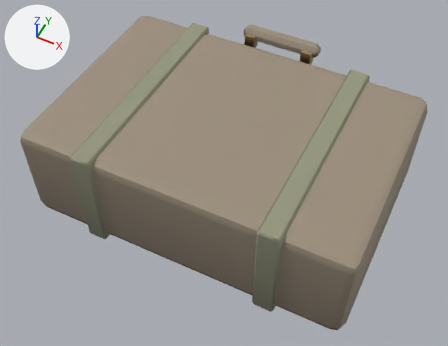
Renders of the glTF model assets/models/props/suitcase_shut.glb from each side of a commit.
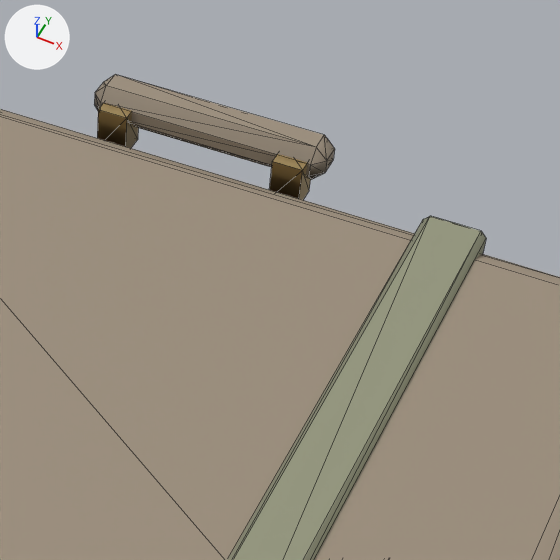
Each version appears first whole from a camera (50 mm lens) standing at (0.354, -0.727, 0.951) and looking at (0.002, -0.024, 0.072), and next in a close-up on the part from 48% to 88% of the width and 0% to 52% of the height. Arrows for +X, +Y and +Z are at upper left; the lights stay in place. The older version's two pictures come first. The close-ups show mesh edges as thin lines. Vertices at exactly the same position are counted once.

In view in the first close-up: 'static'.
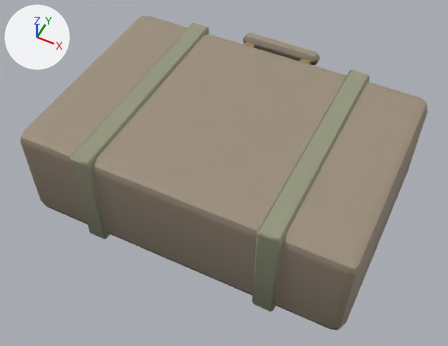
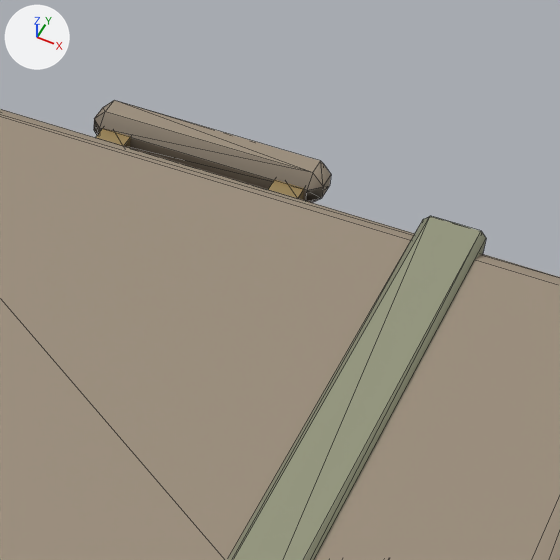
What differs and where, as boxes (x1, y1, x2, y2) in the close-ups (560 x 560 px; the box of a moved part takes in the faces that stretch with it):
'static', reshaped
    before: (0, 74, 560, 560)
    after: (0, 100, 560, 560)
part 1 of me_static, moved or reshaped
    before: (94, 74, 335, 179)
    after: (94, 100, 331, 203)
part 2 of me_static, moved or reshaped
    before: (97, 103, 138, 148)
    after: (96, 128, 131, 148)
part 3 of me_static, moved or reshaped
    before: (269, 154, 311, 200)
    after: (268, 180, 304, 200)
part 4 of me_static, recoloured
    before: (98, 75, 335, 199)
    after: (96, 101, 331, 198)
part 5 of me_static, recoloured
    before: (95, 86, 309, 200)
    after: (94, 112, 131, 148)
part 6 of me_static, recoloured
    before: (94, 94, 138, 148)
    after: (94, 119, 100, 135)
part 7 of me_static, recoloured
    before: (95, 82, 335, 189)
    after: (95, 108, 331, 200)
part 8 of me_static, recoloured
    before: (309, 161, 327, 176)
    after: (305, 187, 323, 201)

Edits to the bpy script that builds the scene:
```text
Change me_static:
    used by ob_static; location = (0.0, 0.0, 0.0)
    remove me_static.from_pydata(...)  # 152 vertices, 276 faces; spans x -0.31..0.31, y -0.215..0.25, z -0.005..0.218
    add me_static.from_pydata(...)  # 152 vertices, 276 faces; spans x -0.31..0.31, y -0.215..0.25, z -0.005..0.205
    me_static part 1: the loose piece of 24 vertices spanning x -0.08..0.08, y 0.22..0.25, z 0.192..0.218 is moved by (0.0, 0.0, -0.02)
    me_static part 2: the loose piece of 8 vertices spanning x -0.07..-0.05, y 0.212..0.232, z 0.18..0.21 is moved by (0.0, -0.003, -0.02)
    me_static part 3: the loose piece of 8 vertices spanning x 0.05..0.07, y 0.212..0.232, z 0.18..0.21 is moved by (0.0, -0.003, -0.02)
    me_static part 4: 24 faces centred in x -0.153..0.175, y -0.07..0.247, z 0.134..0.215 are repainted in the vertex colours; the middle colour goes from white #fbfbfb to white #f9f9f9
    me_static part 5: 14 faces centred in x -0.165..0.151, y 0.212..0.237, z 0.066..0.212 are repainted in the vertex colours; the middle colour goes from light grey #d6d6d6 to light grey #cecece
    me_static part 6: 11 faces centred in x -0.077..0.22, y 0.211..0.225, z 0.112..0.206 are repainted in the vertex colours; the middle colour goes from grey #a1a1a1 to grey #909090
    me_static part 7: 16 faces centred in x -0.175..0.08, y 0.214..0.245, z 0.134..0.215 are repainted in the vertex colours; the middle colour goes from white #f2f2f2 to light grey #e2e2e2
    me_static part 8: 7 faces centred in x -0.075..0.077, y 0.219..0.237, z 0.19..0.206 are repainted in the vertex colours; the middle colour goes from light grey #c6c6c6 to grey #8b8b8b
```
